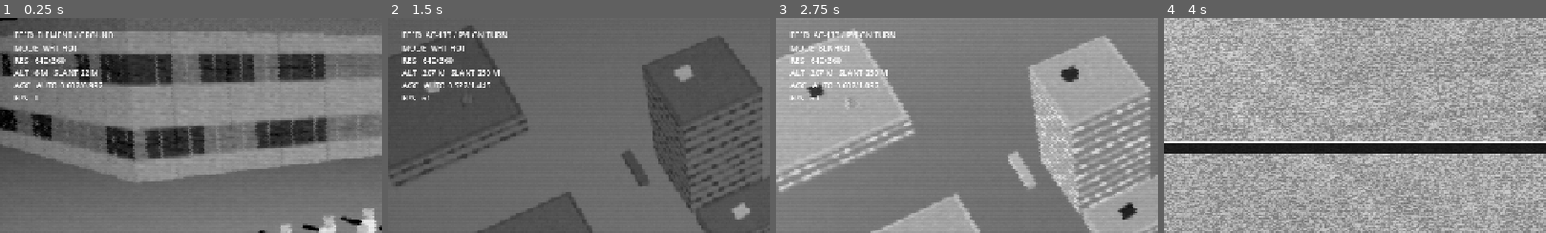
Above: before the commit, frames 1-4 (left to right).
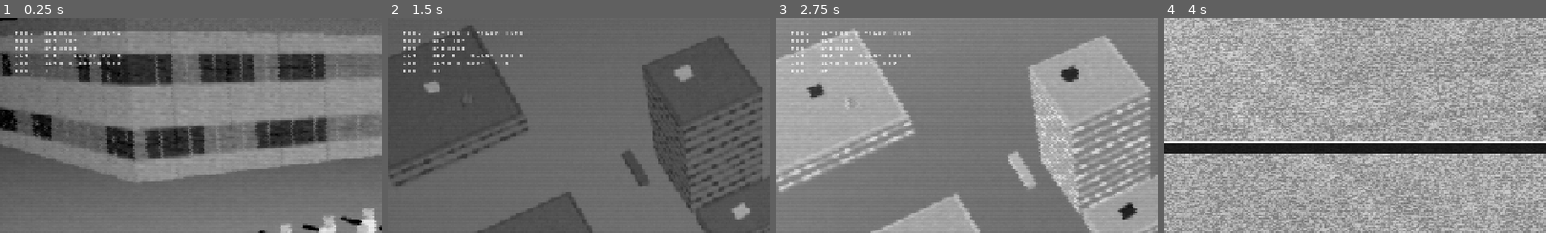
Above: after the commit, the same moments.

Repository: IONOFIELD/SPECTRE-PROTOCOL
Game: Godot game, scene res://main.tscn
The game is run twice, just before and just after one commit, with the same random seed, the same clock (stepped at 60 frames per second) and the same inputs.
Inputs (mouse positions are % of the whole screen's width and height, from its top left):
- Up to frame 1 (0.25 s): no input
- Up to frame 2 (1.5 s): tap Enter at 0.5 s; move the mouse to (72, 45) at 0.52 s; hold Shift 0.53-1.25 s; click (72, 45) at 0.67 s; tap Space at 0.77 s; drag from (30, 55) to (45, 70) at 1.27 s
- Up to frame 3 (2.75 s): move the mouse to (60, 28) at 2.02 s; tap T at 2.1 s; click (60, 28) at 2.17 s
- Up to frame 4 (4 s): drag from (45, 70) to (20, 35) at 2.77 s; move the mouse to (80, 65) at 3.52 s; tap G at 3.6 s; click (80, 65) at 3.67 s; tap Space at 3.77 s
The pictures show only the part of the screen within x 0-50%, y 0-50%; the shares and areas given below are measured in that part.

The runs differ from the first frame. In frame 1, 2.1% of the frame differs, in the area x 3-32%, y 6-39%; in frame 2, 2.3%, in the area x 3-36%, y 6-39%; in frame 3, 2.0%; in frame 4, nothing differs.

Commit message:
Wire Inversionz font into the HUD
- fonts/: Inversionz by Darrell Flood (donationware) -- inversionz_unboxed.ttf
  (plain letterforms, the HUD face) + inversionz.ttf (boxed alternate).
- main.gd: HUD label gets the Unboxed cut via add_theme_font_override; size
  unchanged (13 px), tune if the display face reads cramped.
- CREDITS.txt: font attribution.
- commit ICON.png / TEXT FONT.png import sidecars Godot generated on open.

Co-Authored-By: Claude Opus 4.8 <noreply@anthropic.com>

Diff:
--- a/scripts/main.gd
+++ b/scripts/main.gd
@@ -25,6 +25,7 @@
 const CUT_DUR: float = 0.52
 const CUT_SWAP: float = 0.30          # the new feed goes live here, under the snow
 const MUSIC_BED: String = "res://audio/music/music1.wav"   # loops; Audio owns the level
+const HUD_FONT: String = "res://fonts/inversionz_unboxed.ttf"   # Inversionz Unboxed, Darrell Flood
 
 var res_idx := 1
 var snap_res: Vector2i = RESOLUTIONS[1]
@@ -179,6 +180,7 @@
 
 	hud = Label.new()
 	hud.position = Vector2(24, 20)
+	hud.add_theme_font_override("font", load(HUD_FONT))
 	hud.add_theme_font_size_override("font_size", 13)
 	layer.add_child(hud)
 
Not shown, changed: CREDITS.txt
Not shown, added: ICON.png.import
Not shown, added: TEXT FONT.png.import
Binary file added: fonts/inversionz.ttf
Binary file added: fonts/inversionz_unboxed.ttf
